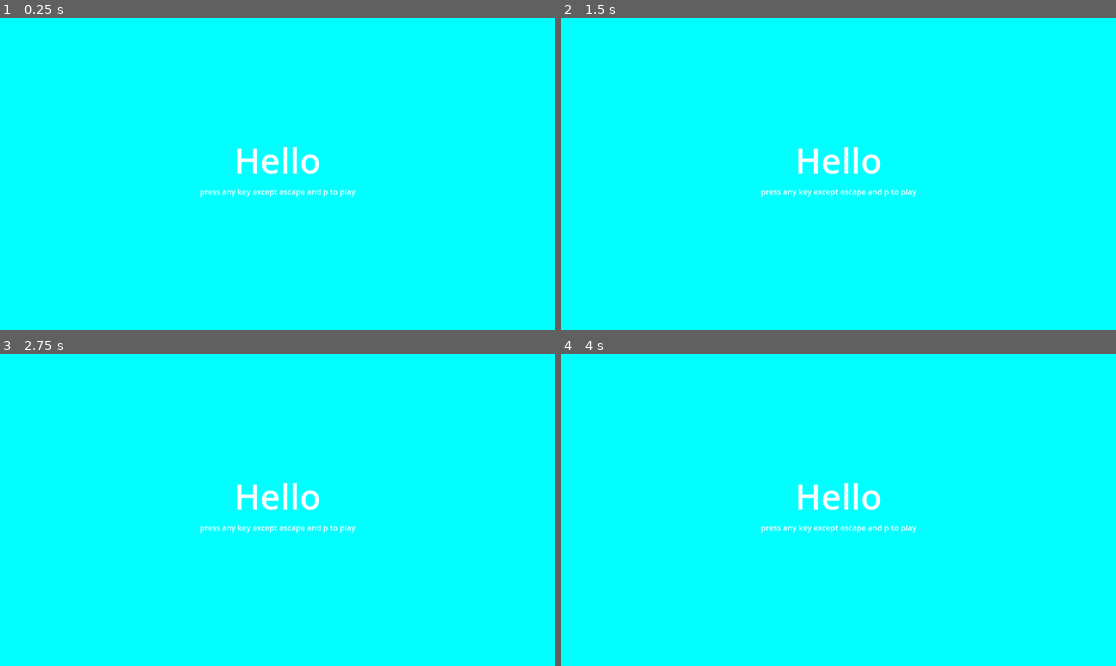
Above: before the commit, frames 1-4 (two rows, left to right).
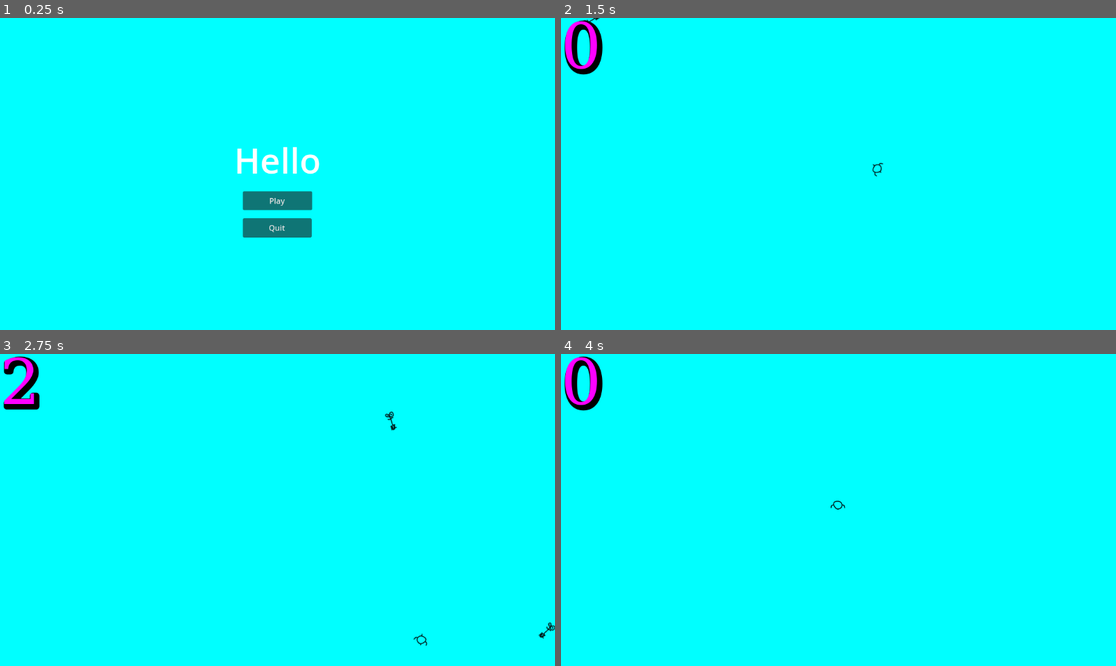
Above: after the commit, the same moments.

Repository: Kagaminara/POUP
Game: Godot game, scene res://scenes/main/main.tscn
Two runs of this game, one before a commit and one after it. Both use one fixed random seed, a clock stepped at 60 frames per second and the inputs below.
Inputs (mouse positions are in pixels of both pictures, inside the frame that each line leads up to):
- Up to frame 1 (0.25 s): no input
- Up to frame 2 (1.5 s): click (838, 202) at 0.5 s, where only the run after the commit has a clickable "Play"; tap Enter at 1.25 s; hold Right (move_right) from 1.28 s (still down)
- Up to frame 3 (2.75 s): tap Enter at 2 s; release Right (move_right) at 2.03 s; hold Down (move_down) from 2.03 s (still down)
- Up to frame 4 (4 s): tap Enter at 2.75 s; release Down (move_down) at 2.78 s; hold Right (move_right) 2.78-3.5 s; click (838, 541) at 3.5 s, where only the run after the commit has a clickable "Replay"

The runs differ from the first frame. In frame 1, 1.8% of the frame differs, in the area x 36-65%, y 54-71%; in frame 2, 1.7%; in frame 3, 1.7%; in frame 4, 1.7%.

Commit message:
feat: 'polished' UI

Diff:
--- a/POUP1/scenes/UI/ui.gd
+++ b/POUP1/scenes/UI/ui.gd
@@ -3,6 +3,7 @@
 signal start
 
 var is_playing: bool = false
+var high_score: int = 0
 
 func new_game():
 	$LoserScreen.hide()
@@ -17,17 +18,32 @@
 	$PlayScreen.hide()
 	$StartScreen.show()
 
-func game_over():
+func game_over(score: int):
 	$LoserScreen.show()
-	$PlayScreen.show()
+	$LoserScreen/HighScoreLabel/Score.text = str(score)
+	if (score > high_score):
+		high_score = score
+		$LoserScreen/HighScoreLabel/NewHighScoreLabel.show();
+	else:
+		$LoserScreen/HighScoreLabel/NewHighScoreLabel.hide();
+	$LoserScreen/HighScoreLabel/HighScore.text = str(high_score)
+	$PlayScreen.hide()
 	$StartScreen.hide()
 	is_playing = false
 
 func update_score(score: int):
 	$PlayScreen/TimeLabel.text = str(score)
 
-func _process(delta):
-	if (!is_playing):
-		if Input.is_action_pressed("retry"):
-			new_game()
-			start.emit()
+func _on_start_button_pressed():
+	new_game()
+	start.emit()
+
+func exit():
+	get_tree().quit()
+
+func _input(event):
+	if (Input.is_action_just_pressed("escape")):
+		exit()
+
+func _on_quit_button_pressed():
+	exit()
--- a/POUP1/scenes/UI/ui.tscn
+++ b/POUP1/scenes/UI/ui.tscn
@@ -1,6 +1,14 @@
-[gd_scene load_steps=4 format=3 uid="uid://csat26wpmg647"]
+[gd_scene load_steps=6 format=3 uid="uid://csat26wpmg647"]
 
 [ext_resource type="Script" path="res://scenes/UI/ui.gd" id="1_ifkjj"]
+
+[sub_resource type="LabelSettings" id="LabelSettings_lh6eo"]
+font_size = 22
+font_color = Color(1, 1, 0.0941176, 1)
+
+[sub_resource type="LabelSettings" id="LabelSettings_gtq72"]
+font_size = 20
+font_color = Color(1, 0.317647, 1, 1)
 
 [sub_resource type="FontFile" id="FontFile_jy3fk"]
 subpixel_positioning = 0
@@ -1905,23 +1913,82 @@
 script = ExtResource("1_ifkjj")
 
 [node name="LoserScreen" type="CanvasLayer" parent="."]
-visible = false
 
 [node name="LoserLabel" type="Label" parent="LoserScreen"]
-offset_left = 472.0
 offset_top = 272.0
-offset_right = 679.0
+offset_right = 1152.0
 offset_bottom = 371.0
 theme_override_font_sizes/font_size = 72
-text = "LOSEr"
+text = "You just lost the game !"
 horizontal_alignment = 1
 
-[node name="RestartLabel" type="Label" parent="LoserScreen"]
+[node name="RestartButton" type="Button" parent="LoserScreen"]
+offset_left = 504.0
+offset_top = 368.0
+offset_right = 648.0
+offset_bottom = 408.0
+text = "Replay
+"
+
+[node name="HighScoreLabel" type="Label" parent="LoserScreen"]
+visible = false
 offset_left = 512.0
-offset_top = 352.0
-offset_right = 638.0
-offset_bottom = 375.0
-text = "press r to replay"
+offset_top = 112.0
+offset_right = 640.0
+offset_bottom = 136.0
+text = "High score:"
+horizontal_alignment = 1
+
+[node name="NewHighScoreLabel" type="Label" parent="LoserScreen/HighScoreLabel"]
+visible = false
+layout_mode = 1
+anchors_preset = -1
+anchor_left = 0.5
+anchor_top = 8.333
+anchor_right = 0.5
+anchor_bottom = 8.333
+offset_left = -72.0
+offset_top = -247.992
+offset_right = 71.0
+offset_bottom = -216.992
+text = "New record !"
+label_settings = SubResource("LabelSettings_lh6eo")
+horizontal_alignment = 1
+
+[node name="HighScore" type="Label" parent="LoserScreen/HighScoreLabel"]
+offset_left = -512.0
+offset_top = 32.0
+offset_right = 640.0
+offset_bottom = 72.0
+text = "12"
+label_settings = SubResource("LabelSettings_gtq72")
+horizontal_alignment = 1
+vertical_alignment = 1
+
+[node name="Label" type="Label" parent="LoserScreen/HighScoreLabel"]
+layout_mode = 0
+offset_top = 96.0
+offset_right = 128.0
+offset_bottom = 119.0
+text = "Score:"
+horizontal_alignment = 1
+
+[node name="Score" type="Label" parent="LoserScreen/HighScoreLabel"]
+offset_left = -512.0
+offset_top = 128.0
+offset_right = 640.0
+offset_bottom = 168.0
+text = "12"
+label_settings = SubResource("LabelSettings_gtq72")
+horizontal_alignment = 1
+vertical_alignment = 1
+
+[node name="QuitButton" type="Button" parent="LoserScreen"]
+offset_left = 504.0
+offset_top = 424.0
+offset_right = 647.0
+offset_bottom = 464.0
+text = "Quit"
 
 [node name="StartScreen" type="Control" parent="."]
 visible = false
@@ -1951,22 +2018,22 @@
 text = "Hello"
 horizontal_alignment = 1
 
-[node name="RestartLabel" type="Label" parent="StartScreen"]
-layout_mode = 1
-anchors_preset = 8
-anchor_left = 0.5
-anchor_top = 0.5
-anchor_right = 0.5
-anchor_bottom = 0.5
-offset_left = -161.5
-offset_top = 25.29
-offset_right = 161.5
-offset_bottom = 48.29
-grow_horizontal = 2
-grow_vertical = 2
-text = "press any key except escape and p to play"
-horizontal_alignment = 1
-vertical_alignment = 1
+[node name="StartButton" type="Button" parent="StartScreen"]
+layout_mode = 0
+offset_left = -72.0
+offset_top = 36.0
+offset_right = 72.0
+offset_bottom = 75.0
+text = "Play
+"
+
+[node name="QuitButton" type="Button" parent="StartScreen"]
+layout_mode = 0
+offset_left = -72.0
+offset_top = 92.0
+offset_right = 71.0
+offset_bottom = 132.0
+text = "Quit"
 
 [node name="PlayScreen" type="Control" parent="."]
 layout_mode = 3
@@ -1980,3 +2047,7 @@
 label_settings = SubResource("LabelSettings_s716e")
 
 [connection signal="start" from="." to="." method="_on_start"]
+[connection signal="pressed" from="LoserScreen/RestartButton" to="." method="_on_start_button_pressed"]
+[connection signal="pressed" from="LoserScreen/QuitButton" to="." method="_on_quit_button_pressed"]
+[connection signal="pressed" from="StartScreen/StartButton" to="." method="_on_start_button_pressed"]
+[connection signal="pressed" from="StartScreen/QuitButton" to="." method="_on_quit_button_pressed"]
--- a/POUP1/scenes/main/scripts/main.gd
+++ b/POUP1/scenes/main/scripts/main.gd
@@ -4,18 +4,11 @@
 var score
 var zenu_container: Node2D
 
-func exit():
-	get_tree().quit()
-
-func _input(event):
-	if (Input.is_action_just_pressed("escape")):
-		exit()
-
 func game_over():
 	remove_child(zenu_container)
 	$ScoreTimer.stop()
 	$ZanuTimer.stop()
-	$UI.game_over()
+	$UI.game_over(score)
 
 func new_game():
 	score = 0
--- a/POUP1/scenes/zanu/zanu.tscn
+++ b/POUP1/scenes/zanu/zanu.tscn
@@ -7,6 +7,7 @@
 height = 38.0
 
 [node name="Zanu" type="RigidBody2D"]
+collision_layer = 3
 collision_mask = 0
 gravity_scale = 0.0
 script = ExtResource("1_7oxa2")
